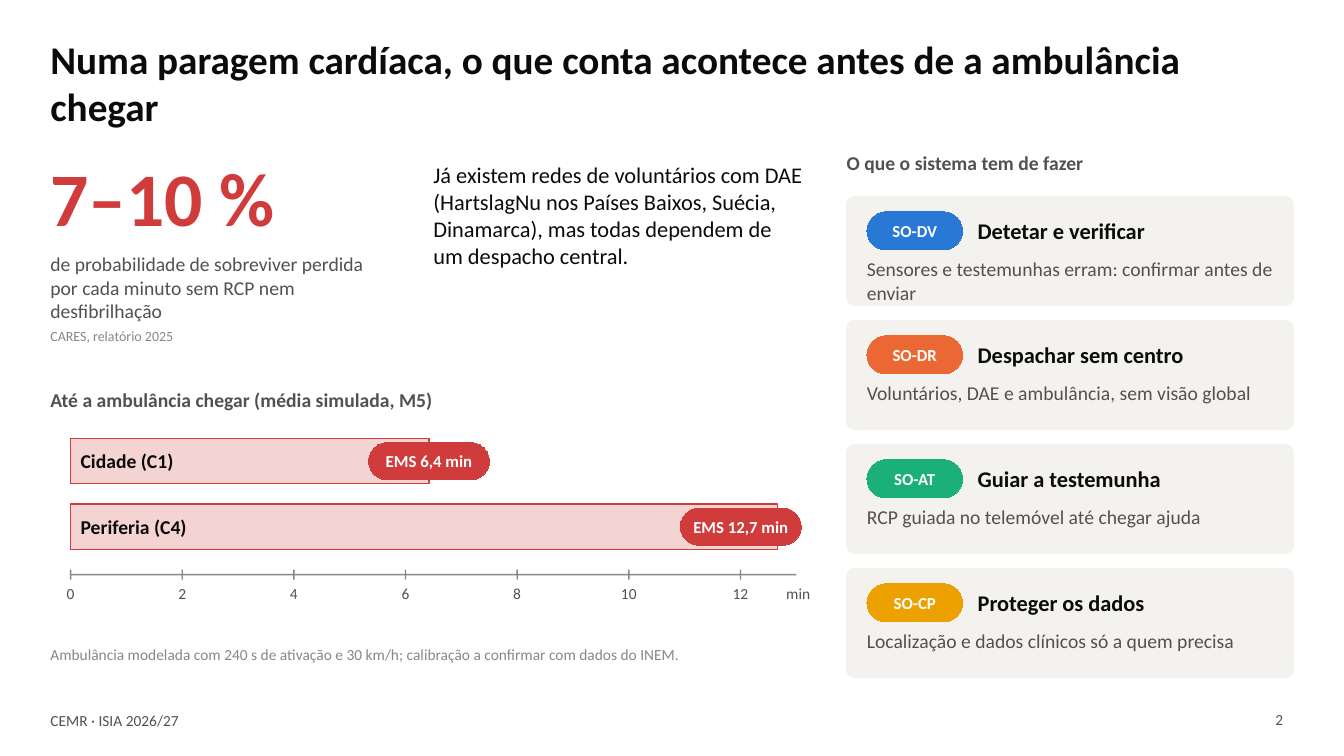
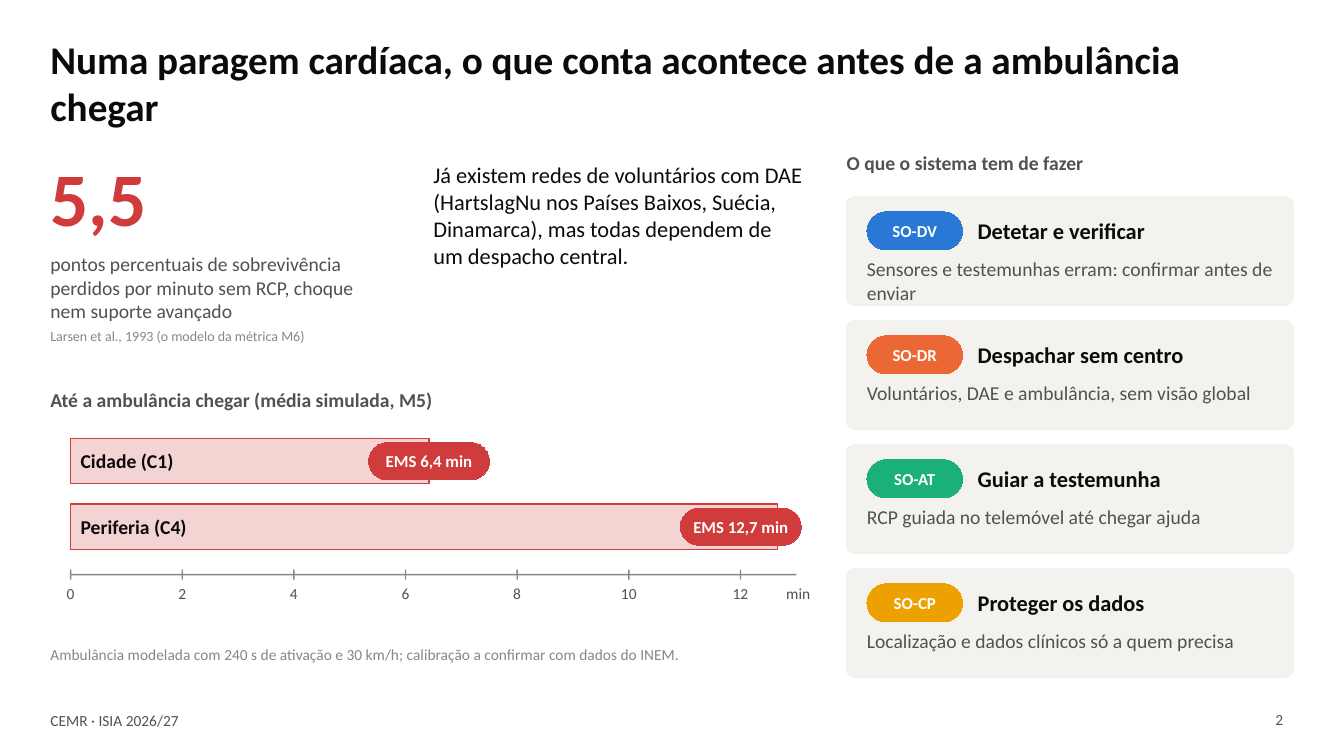
Before and after one commit to rodrigoilde/fcup-isia, a slide deck: slide 2 of slides/apresentacao.pptx. Drawn at 1344x756 pixels with LibreOffice and Linux fonts; fonts in the diff are those of the drawing. Boxes give left, top, right and bottom in pixels: in the first picture for what was removed or moved away, otherwise in the second. Text is boxed around its words. In the diff, an @@ line names an element or a change of style, - is before the commit and + after.

```diff
--- a/slides/apresentacao.pptx
+++ b/slides/apresentacao.pptx
@@ text at [50,177,146,236]: text changed @@
-7–10 %
+5,5
@@ text at [50,257,353,322]: text changed @@
-de probabilidade de sobreviver perdida por cada minuto sem RCP nem desfibrilhação
+pontos percentuais de sobrevivência perdidos por minuto sem RCP, choque nem suporte avançado
@@ text at [50,331,304,343]: text changed @@
-CARES, relatório 2025
+Larsen et al., 1993 (o modelo da métrica M6)
```
Also in this commit, not shown: 4 other slides changed, 1 other file.
